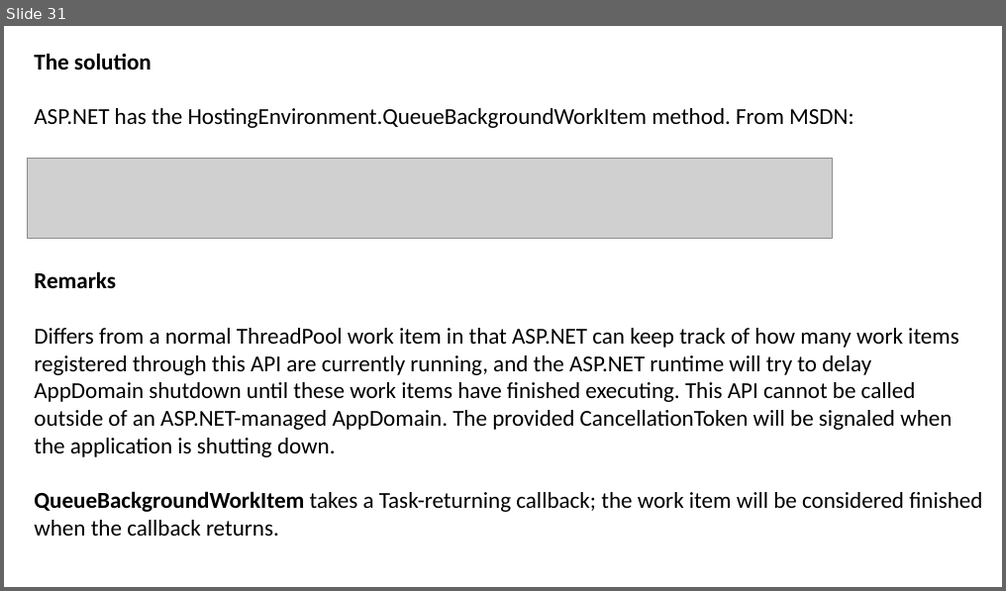
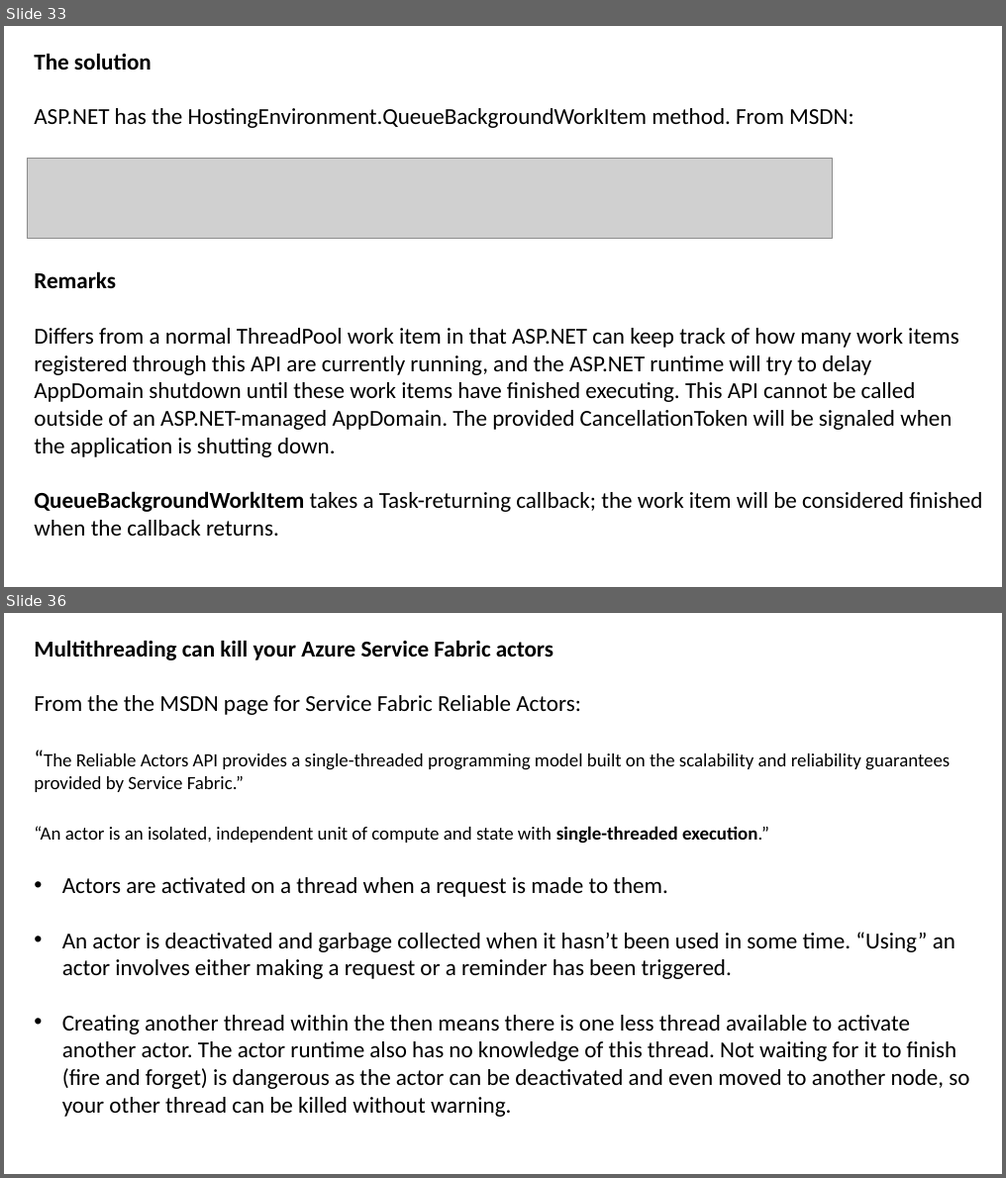
Before and after one commit to JoshKain/AsyncAwaitQuiz, a slide deck: Async and await presentation.pptx. Shown one above the other, each under a label of ours: slide 31 before the commit, slides 33 and 36 after it; the slides between them are not shown. The pictures are 1006x591 and 1006x1178 pixels, drawn with LibreOffice and Linux fonts; fonts in the diff are those of the drawing; grey boxes stand for pictures. Boxes give left, top, right and bottom in pixels: in the first picture for what was removed or moved away, otherwise in the second. Text is boxed around its words. In the diff, an @@ line names an element or a change of style, - is before the commit and + after.

```diff
--- a/Async and await presentation.pptx
+++ b/Async and await presentation.pptx
@@ slide 36 added at (4, 613, 1002, 1174), background #FFFFFF @@
@@ text added at (34, 640, 969, 1117), 22 pt, text #000000 @@
+Multithreading can kill your Azure Service Fabric actors
+From the the MSDN page for Service Fabric Reliable Actors:
+“The Reliable Actors API provides a single-threaded programming model built on the scalability and reliability guarantees provided by Service Fabric.”
+“An actor is an isolated, independent unit of compute and state with single-threaded execution.”
+• Actors are activated on a thread when a request is made to them.
+• An actor is deactivated and garbage collected when it hasn’t been used in some time. “Using” an actor involves either making a request or a reminder has been triggered.
+• Creating another thread within the then means there is one less thread available to activate another actor. The actor runtime also has no knowledge of this thread. Not waiting for it to finish (fire and forget) is dangerous as the actor can be deactivated and even moved to another node, so your other thread can be killed without warning.
@@ what was slide 31 is now slide 33 @@
```
Also in this commit, not shown: 5 slides changed, 6 other slides added, 2 other files.
